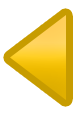
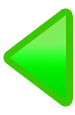
Revision of a layered 75x115 image; what changed, layer by layer:
painted on "Polygon 1" over bbox(10, 15, 66, 100)
